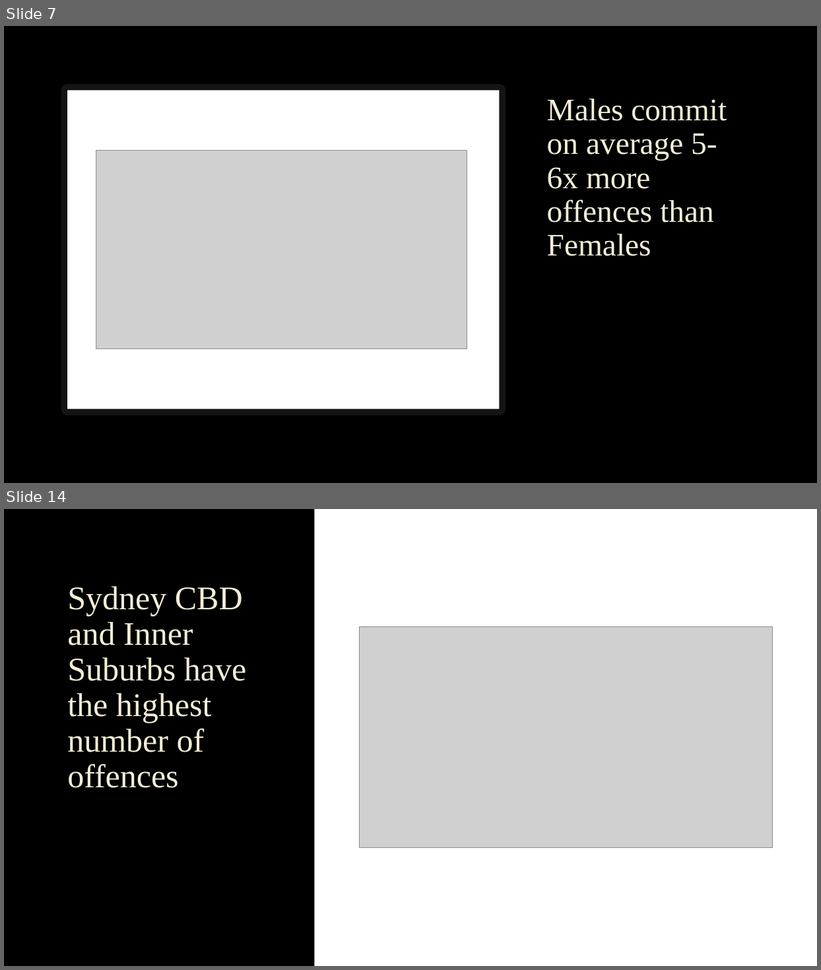
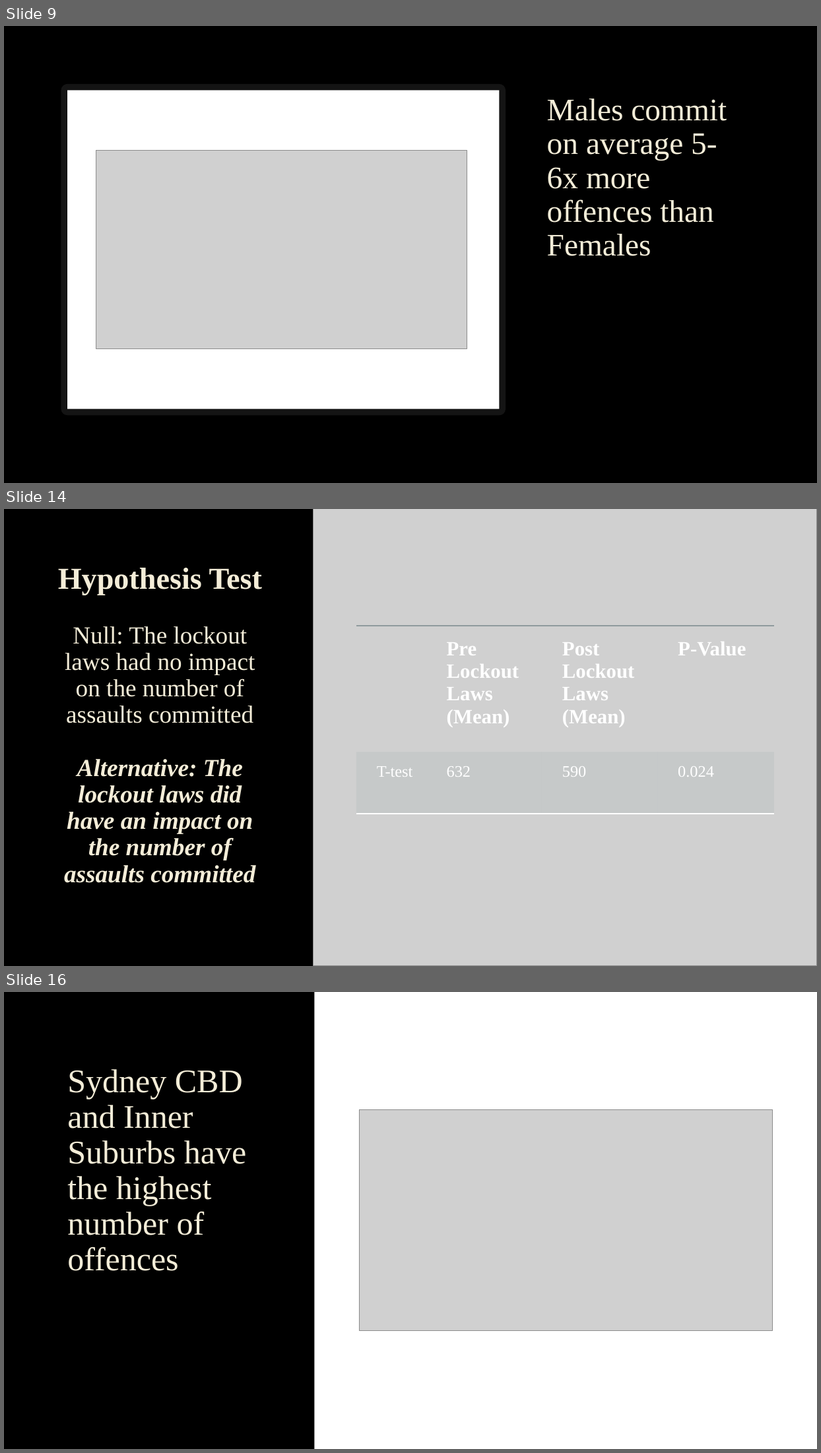
Before and after one commit to sebgiunta/IOD_Mini_Project_1_crimedata, a slide deck: iod_mini_project_crime_data.pptx. Shown one above the other, each under a label of ours: slides 7 and 14 before the commit, slides 9, 14 and 16 after it; the slides between them are not shown. The pictures are 821x970 and 821x1453 pixels, drawn with LibreOffice and Linux fonts; fonts in the diff are those of the drawing; grey boxes stand for pictures; background and template pictures are left out. Boxes give left, top, right and bottom in pixels: in the first picture for what was removed or moved away, otherwise in the second. Text is boxed around its words. In the diff, an @@ line names an element or a change of style, - is before the commit and + after.

```diff
--- a/iod_mini_project_crime_data.pptx
+++ b/iod_mini_project_crime_data.pptx
@@ slide 14 added at (4,509,817,966), background picture (left out) @@
@@ picture added at (314,509,817,966) @@
@@ title added at (58,568,262,883), 29 pt, text #F4EDD8, bold @@
+Hypothesis Test
+Null: The lockout laws had no impact on the number of assaults committed
+Alternative: The lockout laws did have an impact on the number of assaults committed
@@ table added at (356,626,774,813), 2 rows, 4 columns @@
+ | Pre Lockout Laws (Mean) | Post Lockout Laws (Mean) | P-Value
+T-test | 632 | 590 | 0.024
@@ what was slide 7 is now slide 9 @@
@@ what was slide 14 is now slide 16 @@
```
Also in this commit, not shown: 8 slides changed, 3 other slides added, 1 slide removed, 1 other file.
